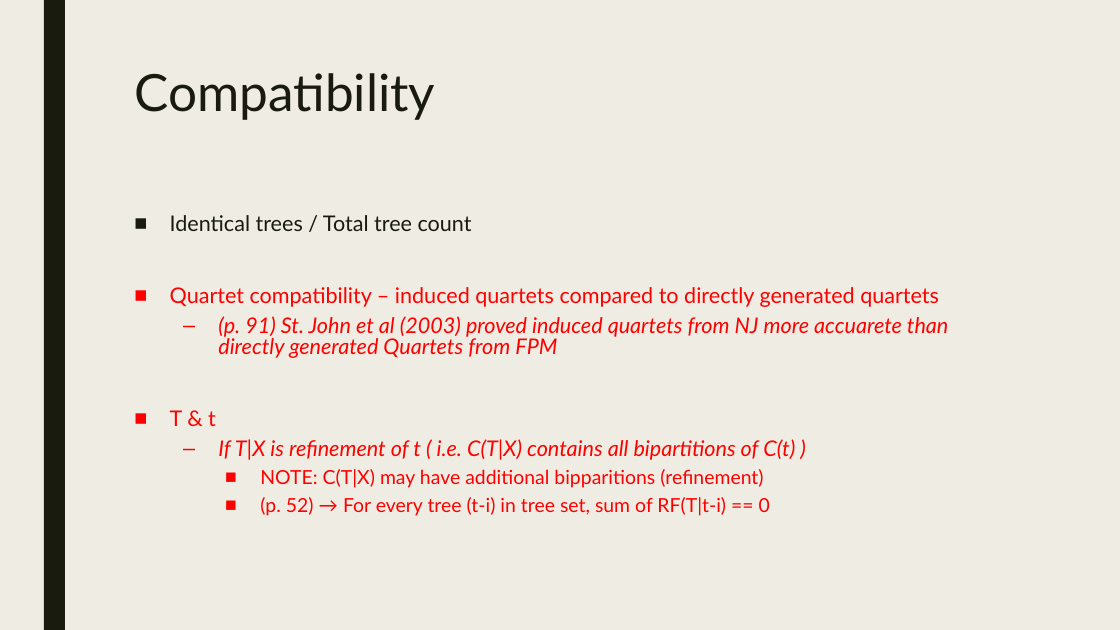
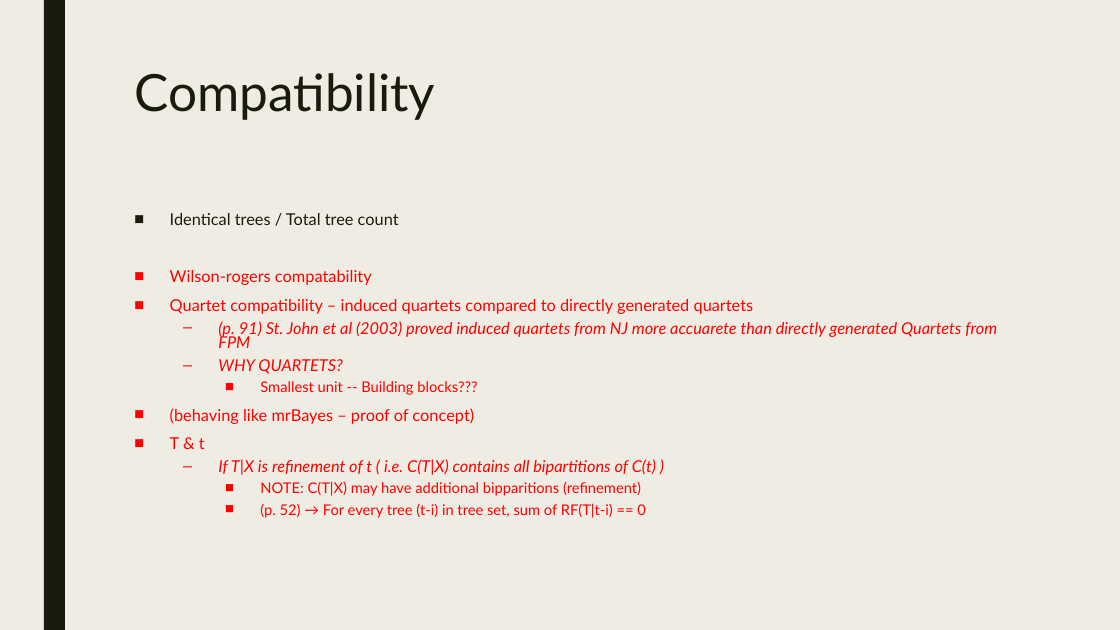
Before and after one commit to itsdlow/PhyloTools, a slide deck: slide 15 of Surveying_Phylogenetic_Forests.pptx (slide 14 before the commit). Drawn at 1120x630 pixels with LibreOffice and Linux fonts; fonts in the diff are those of the drawing. Boxes give left, top, right and bottom in pixels: in the first picture for what was removed or moved away, otherwise in the second. Text is boxed around its words. In the diff, an @@ line names an element or a change of style, - is before the commit and + after.

```diff
--- a/Surveying_Phylogenetic_Forests.pptx
+++ b/Surveying_Phylogenetic_Forests.pptx
@@ text at bbox=[170, 213, 997, 518]: size 18.5 to 14 pt in "Identical trees / Total tree count", "Quartet compatibility – induced quartets compared to ...", "(p. 91) St. John et al (2003) ...", "T & t" and 1 more places; size 16.6 to 12.6 pt in "NOTE: C(T|X) may have additional bipparitions (refinement)", "(p. 52) → For every tree (t-i) ..."; line spacing 0.84 to 0.74 @@
@@ text at bbox=[170, 270, 372, 285]: paragraph added @@
+■ Wilson-rogers compatability
@@ text at bbox=[170, 359, 477, 424]: paragraphs added @@
+  – WHY QUARTETS?
+    ■ Smallest unit -- Building blocks???
+■ (behaving like mrBayes – proof of concept)
```
Also in this commit, not shown: 4 other slides changed, 2 slides added, 1 slide removed.
